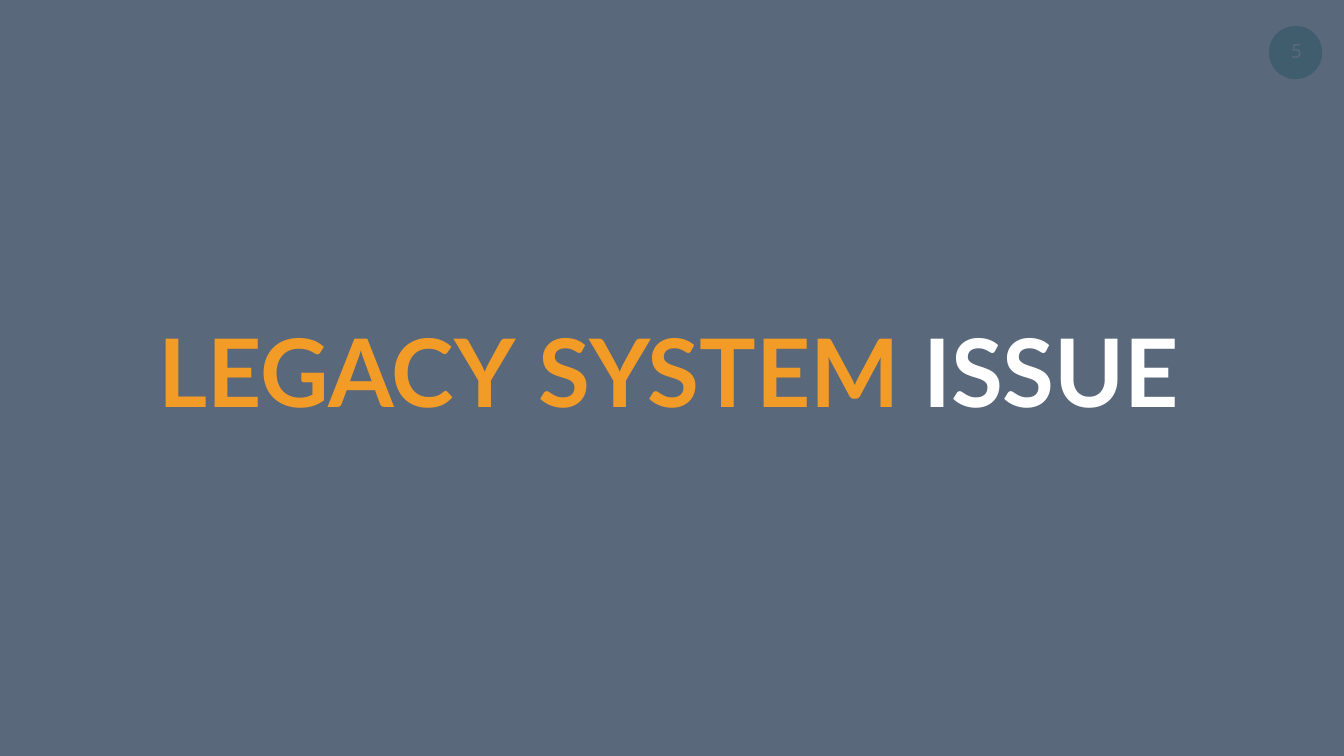
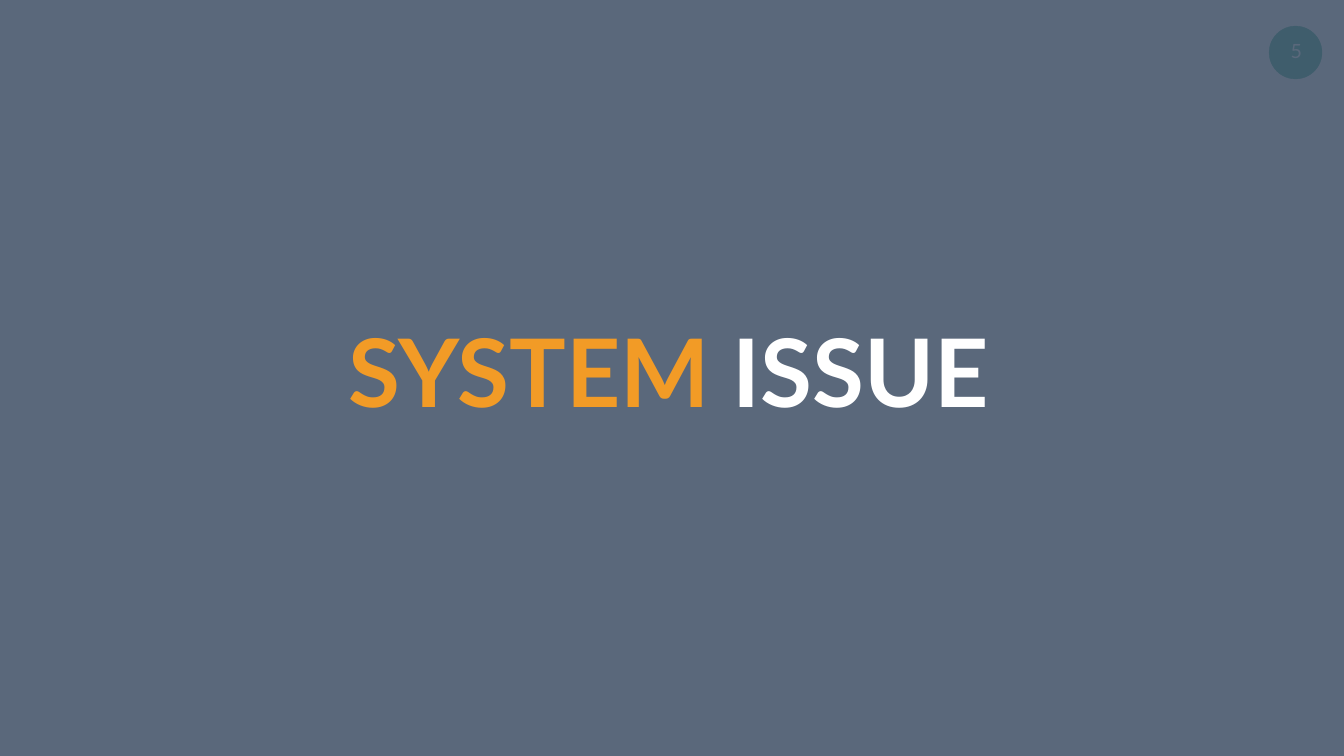
Before and after one commit to boostcamp2-gavas/reservation-system, a slide deck: slide 5 of docs/Spring Security_각자바스_발표자료.pptx. Drawn at 1344x756 pixels with LibreOffice and Linux fonts; fonts in the diff are those of the drawing. Boxes give left, top, right and bottom in pixels: in the first picture for what was removed or moved away, otherwise in the second. Text is boxed around its words. In the diff, an @@ line names an element or a change of style, - is before the commit and + after.

```diff
--- a/docs/Spring Security_각자바스_발표자료.pptx
+++ b/docs/Spring Security_각자바스_발표자료.pptx
@@ text at <box>349,338,989,408</box>: text changed @@
-LEGACY SYSTEM ISSUE
+SYSTEM ISSUE
```
Also in this commit, not shown: 13 other slides changed.
